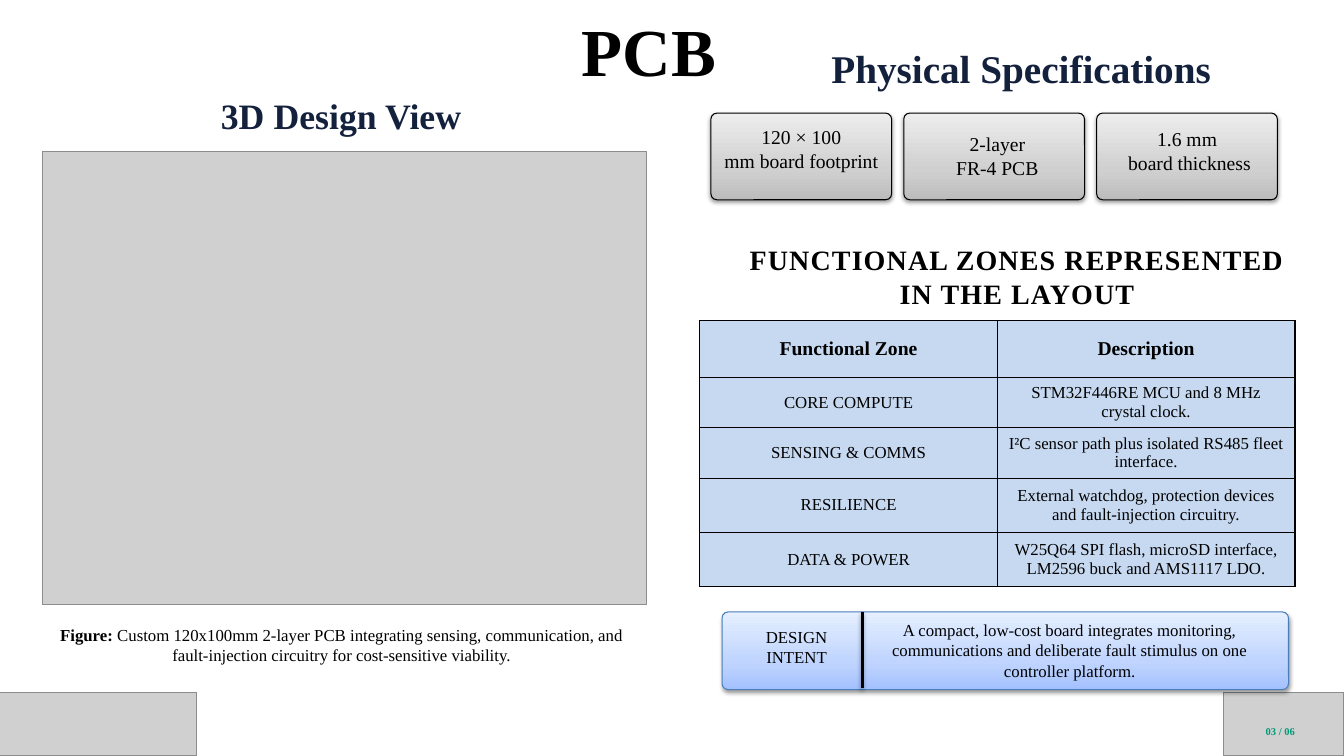
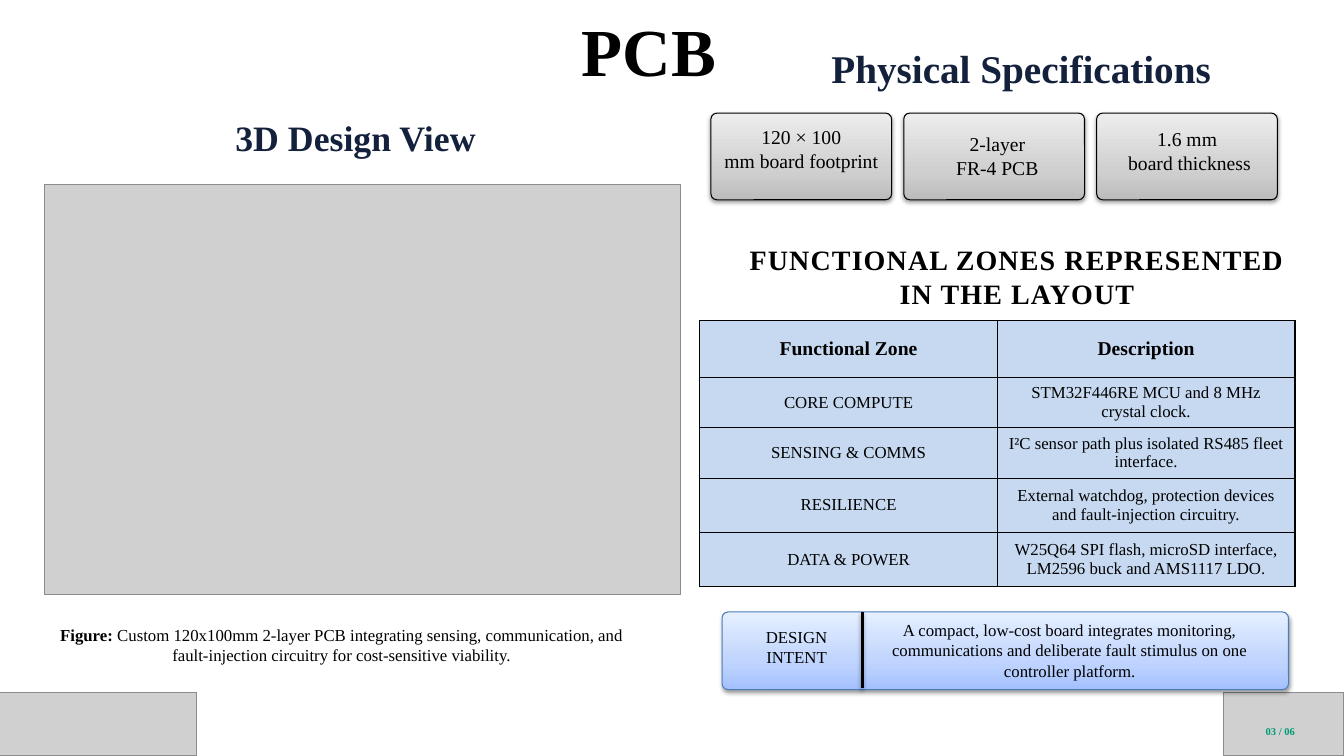
Before and after one commit to ConquerToFreedom/SwasthEdge, a slide deck: slide 8 of ppt/Vishwakarma Awards 2026-27 Stage 2 Submission PPT.pptx. Drawn at 1344x756 pixels with LibreOffice and Linux fonts; fonts in the diff are those of the drawing; grey boxes stand for pictures. Boxes give left, top, right and bottom in pixels: in the first picture for what was removed or moved away, otherwise in the second. Text is boxed around its words. In the diff, an @@ line names an element or a change of style, - is before the commit and + after.

```diff
--- a/ppt/Vishwakarma Awards 2026-27 Stage 2 Submission PPT.pptx
+++ b/ppt/Vishwakarma Awards 2026-27 Stage 2 Submission PPT.pptx
@@ text "3D Design View": place and size @@
-text "3D Design View" at <box>221,104,461,137</box>
+text "3D Design View" at <box>235,126,475,159</box>
@@ picture: place and size @@
-picture at <box>42,152,646,605</box>
+picture at <box>44,186,681,595</box>
```
Also in this commit, not shown: 7 other slides changed, 4 other files.
